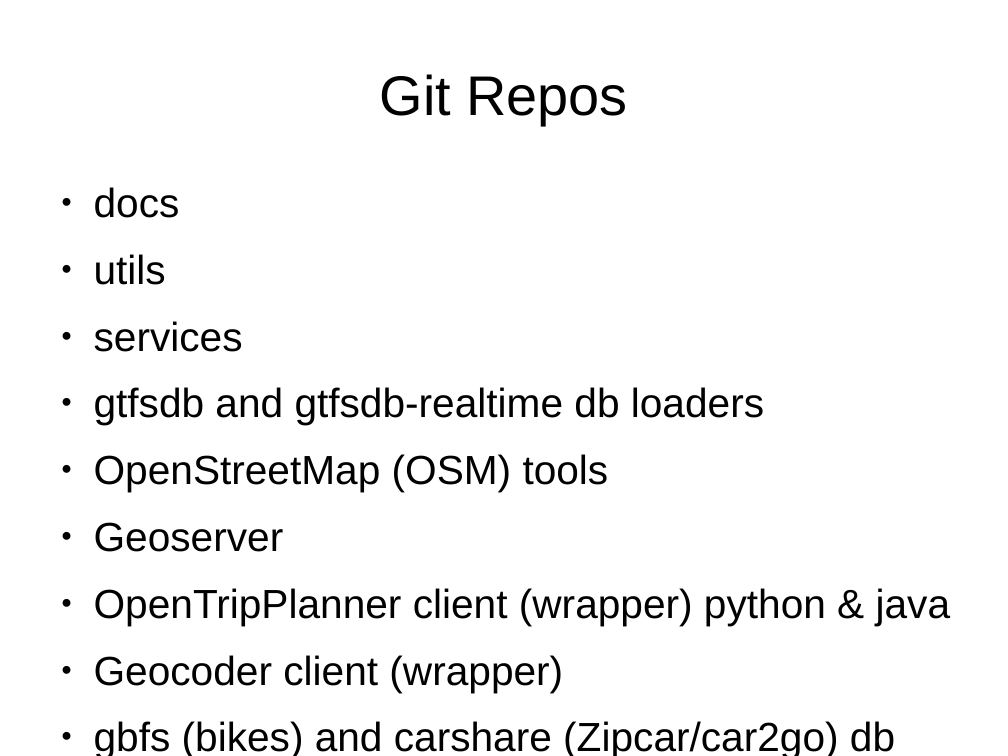
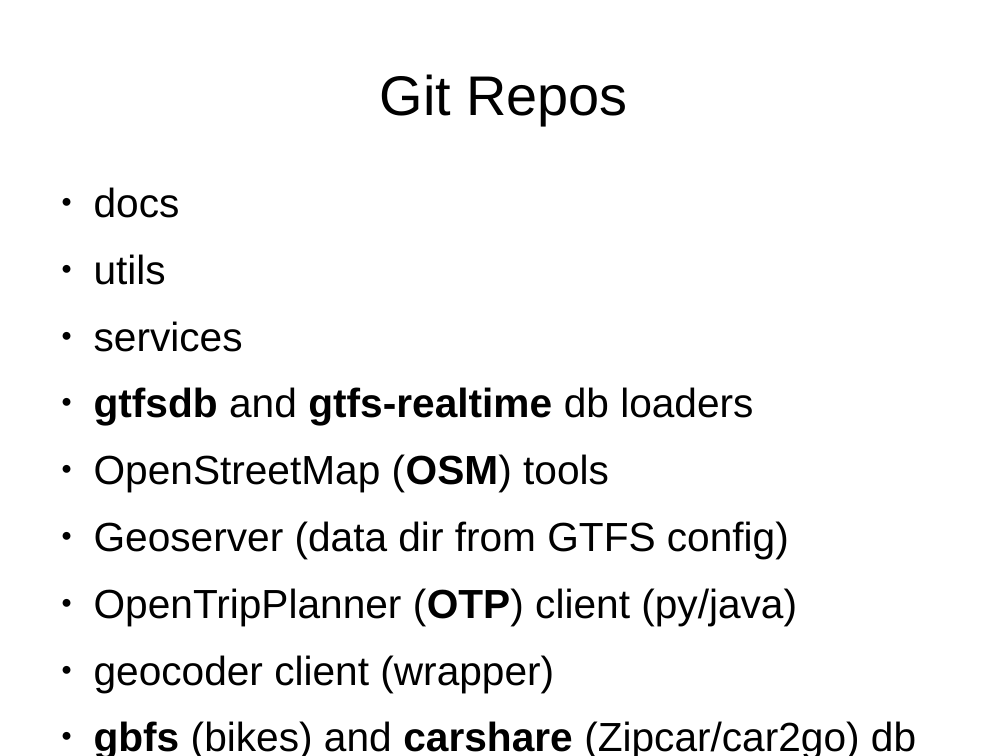
Before and after one commit to OpenTransitTools/docs, a slide deck: slide 4 of architecture/OTT_Architecture.odp. Drawn at 1008x756 pixels with LibreOffice and Linux fonts; fonts in the diff are those of the drawing. Boxes give left, top, right and bottom in pixels: in the first picture for what was removed or moved away, otherwise in the second. Text is boxed around its words. In the diff, an @@ line names an element or a change of style, - is before the commit and + after.

Commit message:
more arch docs

```diff
--- a/architecture/OTT_Architecture.odp
+++ b/architecture/OTT_Architecture.odp
@@ text at [94,387,753,425]: text changed; bold on @@
-● gtfsdb and gtfsdb-realtime db loaders
+● gtfsdb and gtfs-realtime db loaders
@@ text at [94,454,916,756]: bold on in "(OSM)", "gbfs carshare" @@
@@ text at [94,521,797,692]: text changed @@
-● Geoserver
-● OpenTripPlanner client (wrapper) python & java
-● Geocoder client (wrapper)
+● Geoserver (data dir from GTFS config)
+● OpenTripPlanner (OTP) client (py/java)
+● geocoder client (wrapper)
```
